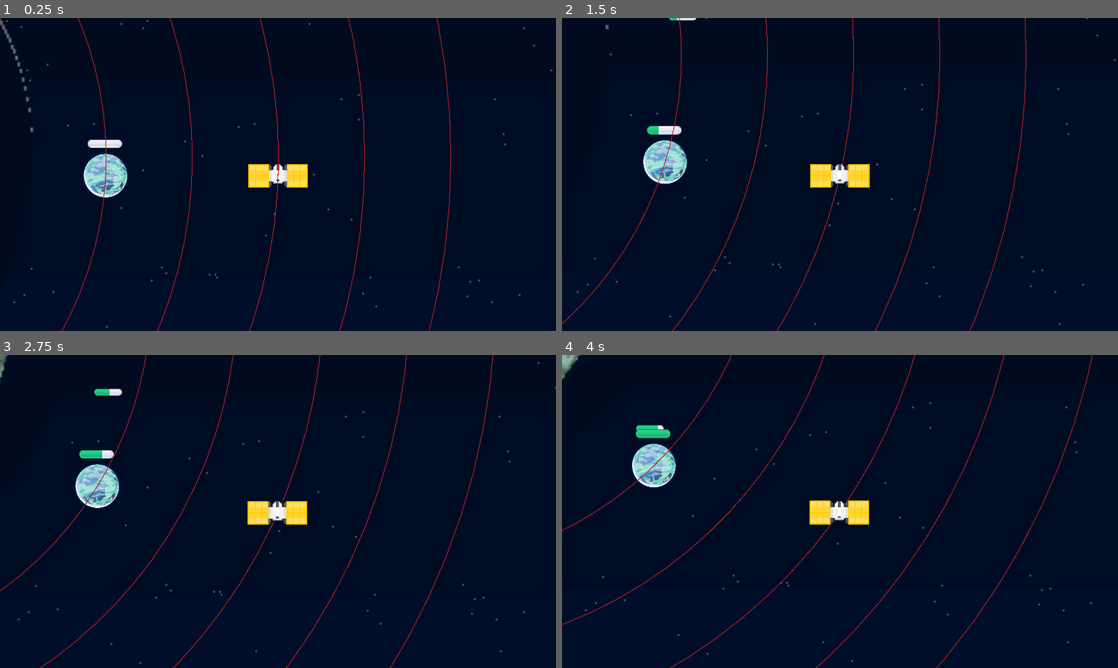
Above: before the commit, frames 1-4 (two rows, left to right).
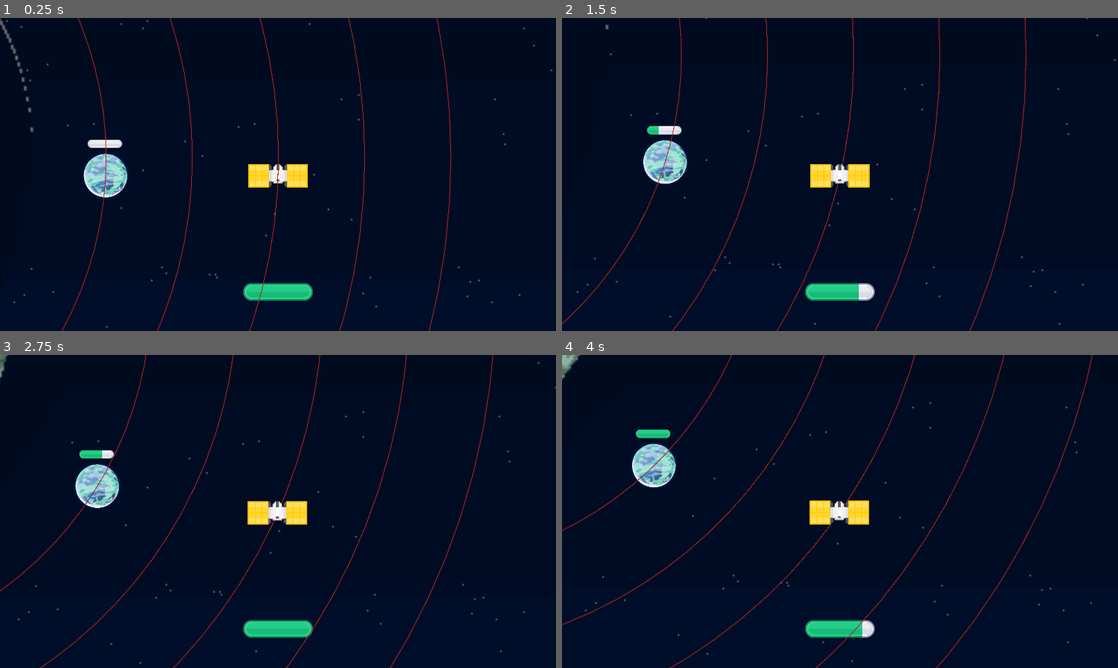
Above: after the commit, the same moments.

Repository: ThreeChooseOne/loopiter
Game: Godot game, scene res://main.tscn
Same seed, same stepped clock (60 frames per second), same inputs: the game is played once before the commit and once after it.
Inputs:
- Up to frame 1 (0.25 s): no input
- Up to frame 2 (1.5 s): tap Enter at 0.5 s; hold Up 0.53-1.28 s; tap I at 0.6 s; tap Space at 0.77 s; hold Down from 1.28 s (still down); tap O at 1.35 s
- Up to frame 3 (2.75 s): tap Space at 1.52 s; release Down at 2.03 s; hold Up from 2.03 s (still down); tap V at 2.1 s
- Up to frame 4 (4 s): tap I at 2.85 s; tap Space at 3.02, 3.77 s; release Up at 3.53 s; hold Down from 3.53 s (still down); tap O at 3.6 s

The runs differ from the first frame. In frame 1, 0.7% of the frame differs, in the area x 43-57%, y 84-91%; in frame 2, 0.7%; in frame 3, 0.8%, in the area x 16-57%, y 10-91%; in frame 4, 0.8%.

Commit message:
Fixed fuel stuff

Diff:
--- a/fuel_gauge.gd
+++ /dev/null
@@ -1,5 +0,0 @@
-extends TextureProgressBar
-
-func _process(delta: float) -> void:
-	value = fmod(value + 20 * delta, 100.0)
-	return
--- a/main.gd
+++ b/main.gd
@@ -10,6 +10,9 @@
 signal down_key_pressed
 
 @onready var camera = %PlayerCamera
+@onready var fuel = %Fuel
+
+const fuel_cost = 20
 
 const num_orbits = 21
 
@@ -102,6 +105,10 @@
 	move_player_orbit(false)
 
 func move_player_orbit(out: bool):
+	if fuel.value < fuel_cost:
+		return
+	fuel.value -= fuel_cost
+
 	var curr = current_player_orbit()
 	var new = curr + (1 if out else -1)
 	new = clamp(new, 0, num_orbits - 1)
@@ -120,6 +127,7 @@
 
 func _process(delta: float) -> void:
 	camera.position = player.position
+	fuel.value = fuel.value + 20 * delta
 
 	# Example Code:
 	#
--- a/main.tscn
+++ b/main.tscn
@@ -1,12 +1,11 @@
-[gd_scene load_steps=8 format=3 uid="uid://3dw6xlotynkf"]
+[gd_scene load_steps=7 format=3 uid="uid://3dw6xlotynkf"]
 
 [ext_resource type="Script" uid="uid://dkwumx5aqm8c4" path="res://main.gd" id="1_ynt7j"]
 [ext_resource type="Texture2D" uid="uid://c8sn4xi564rph" path="res://assets/background/space-only.png" id="3_272bh"]
 [ext_resource type="Texture2D" uid="uid://cko1c37bawhm0" path="res://assets/tank.svg" id="3_lquwl"]
 [ext_resource type="Texture2D" uid="uid://bswv4joab5bvy" path="res://assets/background/jupiter-only.png" id="4_5vw27"]
 [ext_resource type="Texture2D" uid="uid://61ssauhjp5ex" path="res://assets/fuel.svg" id="4_7mycd"]
-[ext_resource type="Script" uid="uid://dn0poplegmhor" path="res://fuel_gauge.gd" id="5_7mycd"]
-[ext_resource type="Script" uid="uid://c5ix5kmmbuw24" path="res://debug_canvas.gd" id="7_272bh"]
+[ext_resource type="Script" path="res://debug_canvas.gd" id="7_272bh"]
 
 [node name="Main" type="Node2D"]
 script = ExtResource("1_ynt7j")
@@ -22,24 +21,25 @@
 texture = ExtResource("3_272bh")
 centered = false
 
-[node name="PlayerCamera" type="Camera2D" parent="ParallaxBackground"]
+[node name="JupiterBackground" type="Sprite2D" parent="."]
+scale = Vector2(3, 3)
+texture = ExtResource("4_5vw27")
+
+[node name="PlayerCamera" type="Camera2D" parent="."]
 unique_name_in_owner = true
 ignore_rotation = false
 zoom = Vector2(2.5, 2.5)
 
-[node name="Fuel" type="TextureProgressBar" parent="ParallaxBackground/PlayerCamera"]
-offset_left = -350.0
-offset_top = -180.0
-offset_right = -254.0
-offset_bottom = -140.0
+[node name="Fuel" type="TextureProgressBar" parent="PlayerCamera"]
+unique_name_in_owner = true
+offset_left = -48.0
+offset_top = 150.0
+offset_right = 48.0
+offset_bottom = 174.0
 step = 0.01
+value = 100.0
 texture_under = ExtResource("3_lquwl")
 texture_progress = ExtResource("4_7mycd")
-script = ExtResource("5_7mycd")
-
-[node name="JupiterBackground" type="Sprite2D" parent="."]
-scale = Vector2(3, 3)
-texture = ExtResource("4_5vw27")
 
 [node name="DebugCanvas" type="Node2D" parent="."]
 script = ExtResource("7_272bh")
Not shown, removed: fuel_gauge.gd.uid
